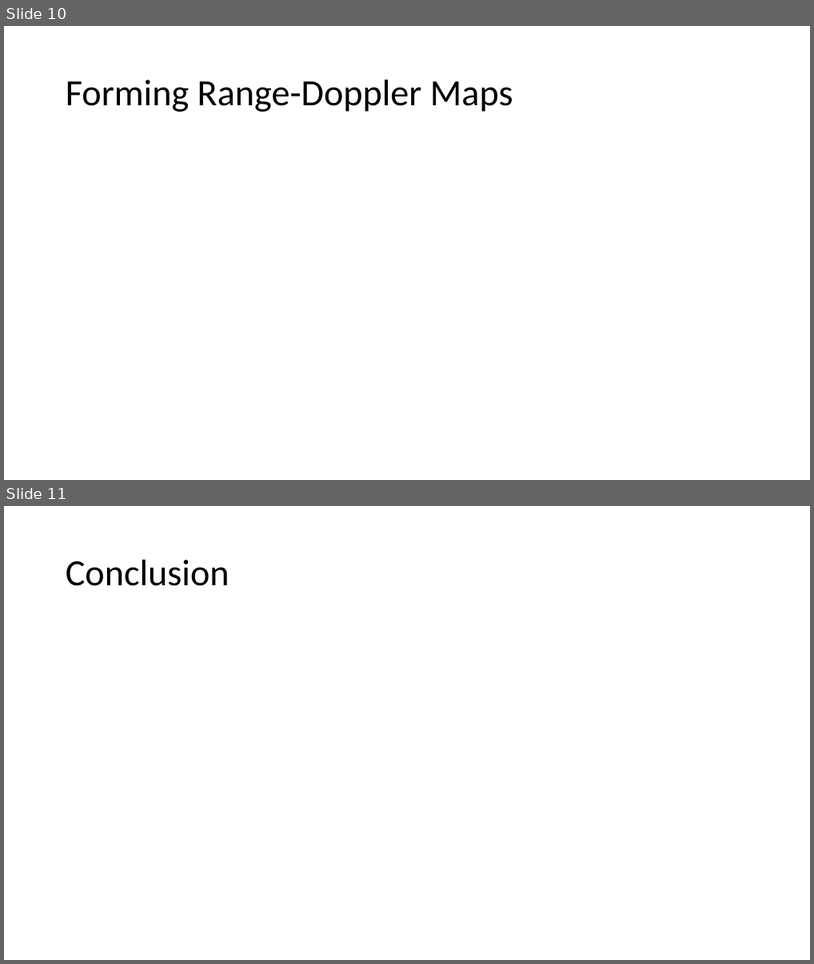
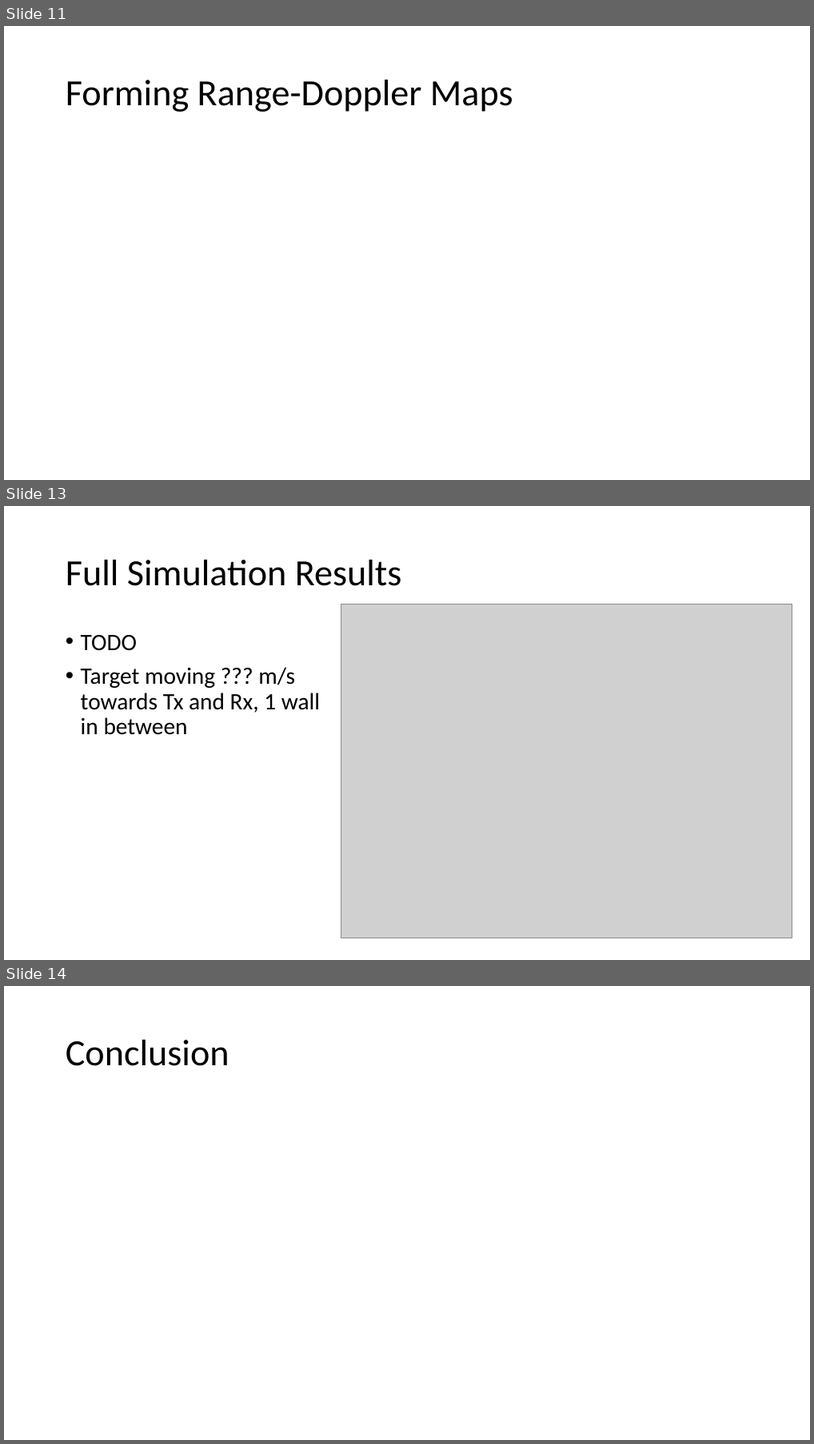
Before and after one commit to USRPMAN/wifi-radar, a slide deck: presentation.pptx. Shown one above the other, each under a label of ours: slides 10 and 11 before the commit, slides 11, 13 and 14 after it; the slides between them are not shown. The pictures are 814x964 and 814x1444 pixels, drawn with LibreOffice and Linux fonts; fonts in the diff are those of the drawing; grey boxes stand for pictures. Boxes give left, top, right and bottom in pixels: in the first picture for what was removed or moved away, otherwise in the second. Text is boxed around its words. In the diff, an @@ line names an element or a change of style, - is before the commit and + after.

```diff
--- a/presentation.pptx
+++ b/presentation.pptx
@@ slide 13 added at bbox=[4, 506, 810, 960], background #FFFFFF @@
@@ title added at bbox=[66, 560, 402, 586], 44 pt, text #000000 @@
+Full Simulation Results
@@ picture added at bbox=[341, 604, 793, 937] @@
@@ text added at bbox=[81, 635, 320, 735], 28 pt, text #000000 @@
+• TODO
+• Target moving ??? m/s towards Tx and Rx, 1 wall in between
@@ what was slide 10 is now slide 11 @@
@@ what was slide 11 is now slide 14 @@
```
Also in this commit, not shown: 2 slides changed, 2 other slides added.
